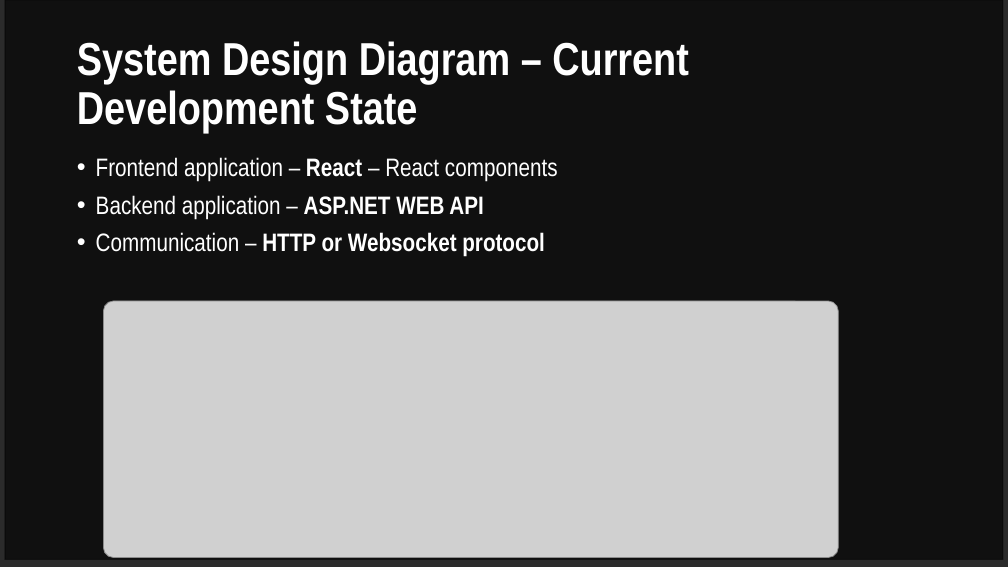
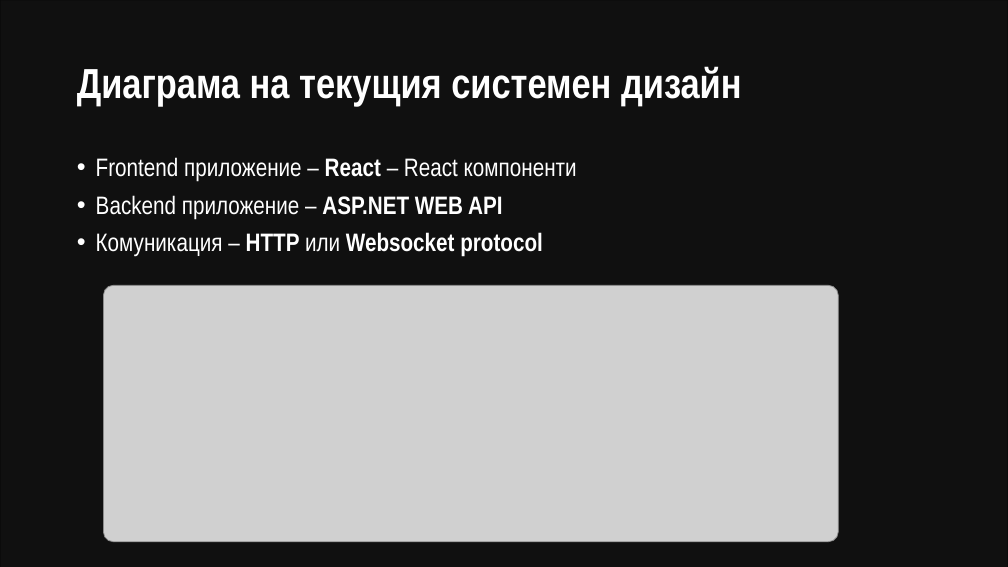
Before and after one commit to Alexxx2207/Profitable, a slide deck: slide 7 of Presentation/Profitable_presentation.pptx. Drawn at 1008x567 pixels with LibreOffice and Linux fonts; fonts in the diff are those of the drawing; grey boxes stand for pictures; background and template pictures are left out; a plain dark background stands for a picture behind light text. Boxes give left, top, right and bottom in pixels: in the first picture for what was removed or moved away, otherwise in the second. Text is boxed around its words. In the diff, an @@ line names an element or a change of style, - is before the commit and + after.

```diff
--- a/Presentation/Profitable_presentation.pptx
+++ b/Presentation/Profitable_presentation.pptx
@@ rectangle: place and size @@
-rectangle at <box>5,0,1003,560</box>
+rectangle at <box>0,0,1008,567</box>
@@ title at <box>77,66,742,106</box>: text changed; size 44 to 40 pt @@
-System Design Diagram – Current Development State
+Диаграма на текущия системен дизайн
@@ text at <box>96,157,577,257</box>: text changed @@
-• Frontend application – React – React components
-• Backend application – ASP.NET WEB API
-• Communication – HTTP or Websocket protocol
+• Frontend приложение – React – React компоненти
+• Backend приложение – ASP.NET WEB API
+• Комуникация – HTTP или Websocket protocol
@@ picture: place and size @@
-picture at <box>104,301,839,557</box>
+picture at <box>104,285,839,541</box>
```
Also in this commit, not shown: 2 other slides changed, 6 slides added, 6 slides removed.
